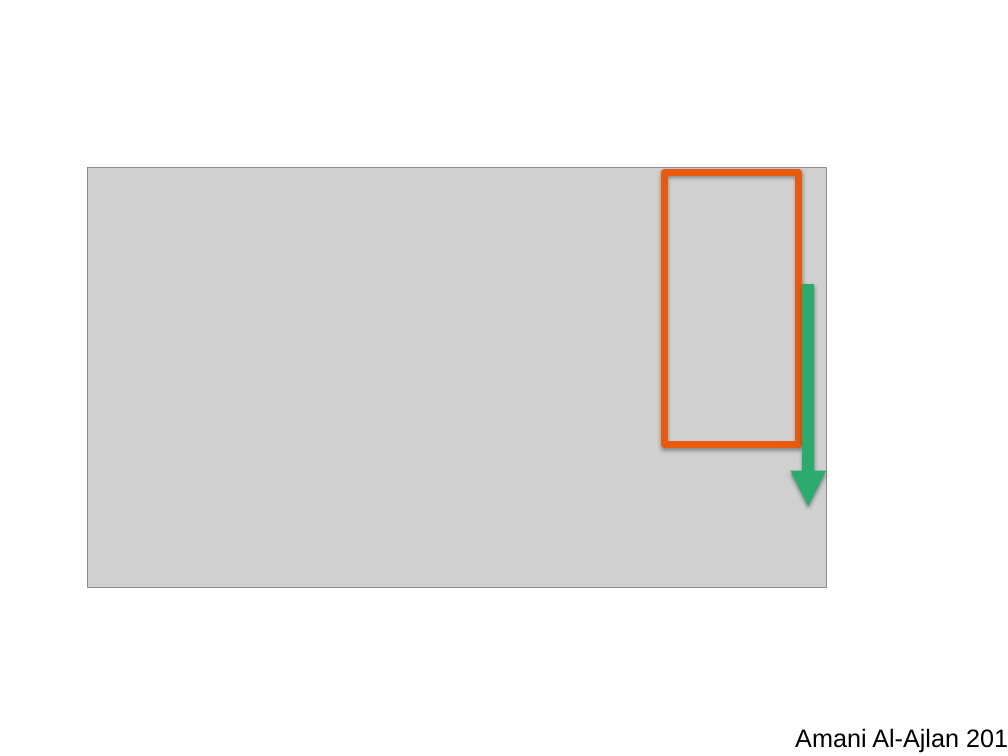
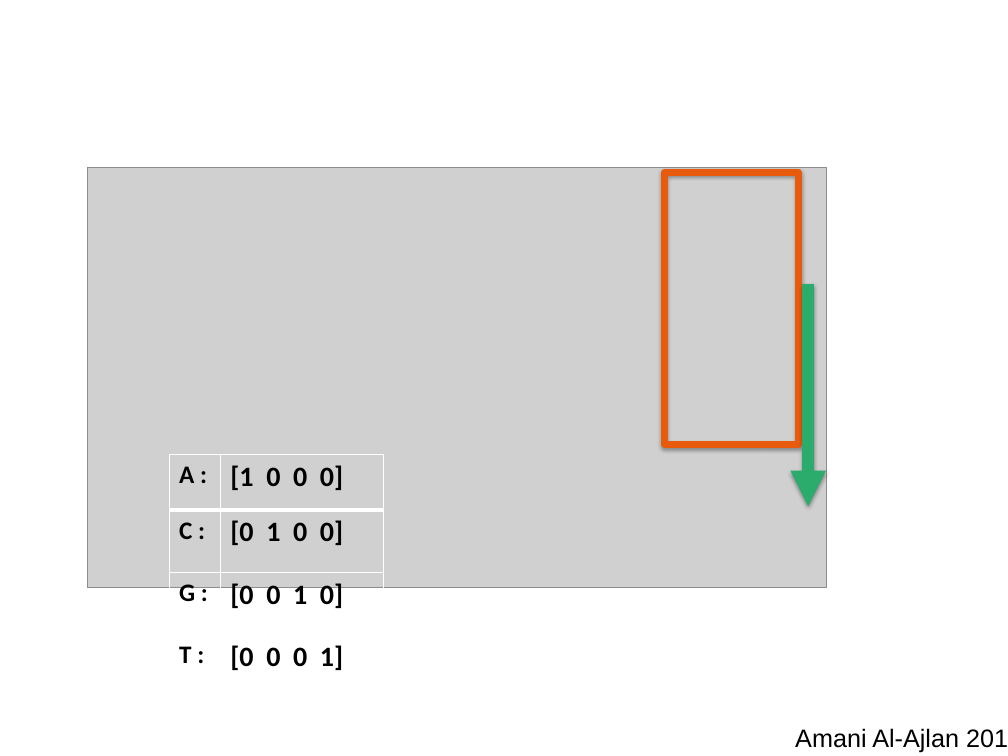
Before and after one commit to lshtm-genomics/omics-course, a slide deck: slide 23 of docs/presentations/AI-dr_prediction.pptx (slide 20 before the commit). Drawn at 1008x756 pixels with LibreOffice and Linux fonts; fonts in the diff are those of the drawing; grey boxes stand for pictures; background and template pictures are left out. Boxes give left, top, right and bottom in pixels: in the first picture for what was removed or moved away, otherwise in the second. Text is boxed around its words. In the diff, an @@ line names an element or a change of style, - is before the commit and + after.

```diff
--- a/docs/presentations/AI-dr_prediction.pptx
+++ b/docs/presentations/AI-dr_prediction.pptx
@@ table added at box(169, 455, 384, 689), 4 rows, 2 columns @@
+A : | [1 0 0 0]
+C : | [0 1 0 0]
+G : | [0 0 1 0]
+T : | [0 0 0 1]
```
Also in this commit, not shown: 5 other slides changed, 4 slides added, 1 slide removed.
